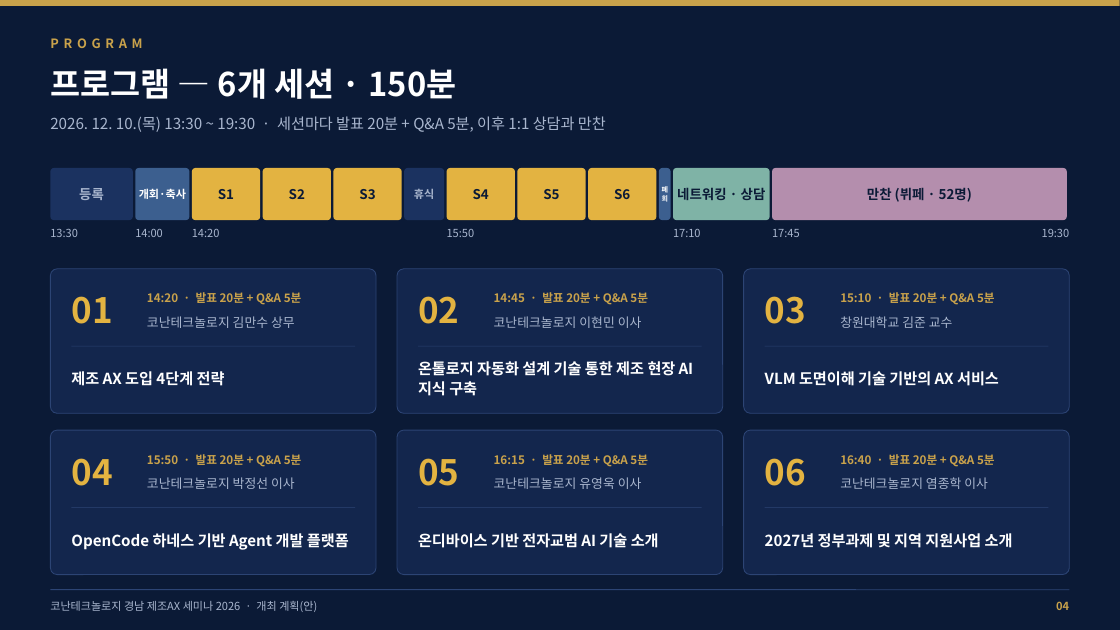
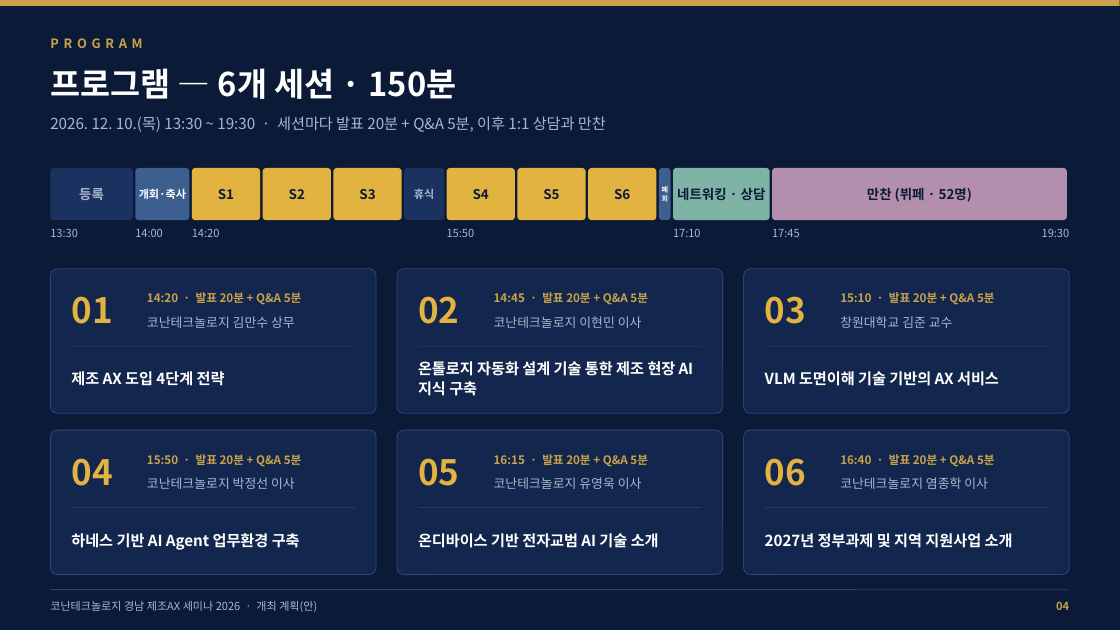
Before and after one commit to Jacob-Yeom/claude, a slide deck: slide 4 of output/changwon_ax_seminar_plan_deck.pptx. Drawn at 1120x630 pixels with LibreOffice and Linux fonts; fonts in the diff are those of the drawing. Boxes give left, top, right and bottom in pixels: in the first picture for what was removed or moved away, otherwise in the second. Text is boxed around its words. In the diff, an @@ line names an element or a change of style, - is before the commit and + after.

```diff
--- a/output/changwon_ax_seminar_plan_deck.pptx
+++ b/output/changwon_ax_seminar_plan_deck.pptx
@@ text at (71, 533, 300, 550): text changed @@
-OpenCode 하네스 기반 Agent 개발 플랫폼
+하네스 기반 AI Agent 업무환경 구축
```
Also in this commit, not shown: 4 other slides changed, 2 other files.
